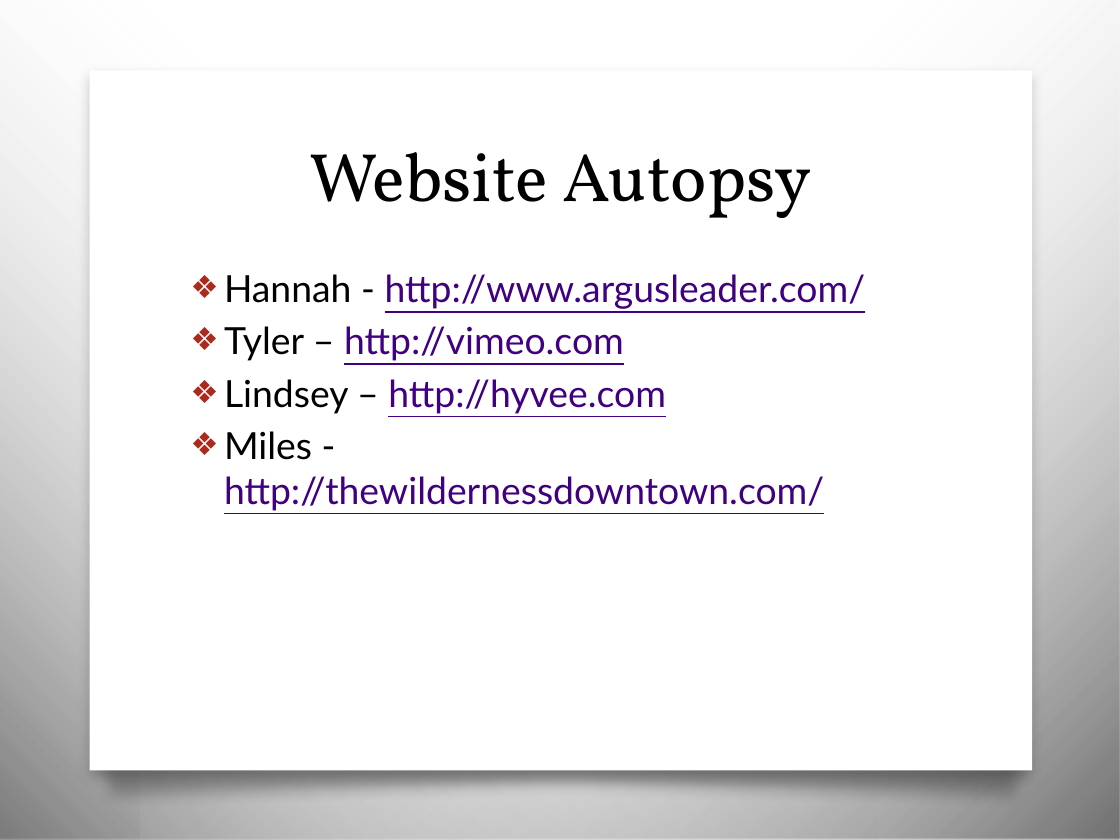
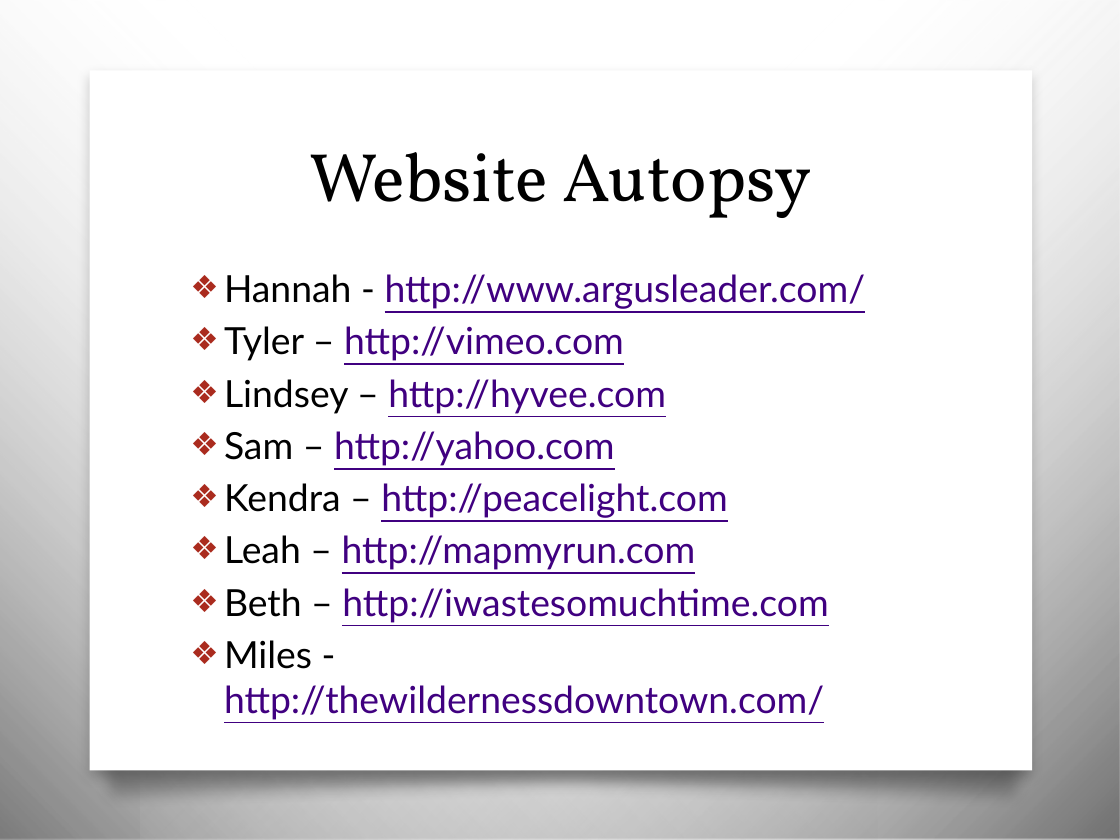
Before and after one commit to awayken/USF-ART329, a slide deck: slide 4 of slides/classthree/slides.pptx. Drawn at 1120x840 pixels with LibreOffice and Linux fonts; fonts in the diff are those of the drawing; background and template pictures are left out. Boxes give left, top, right and bottom in pixels: in the first picture for what was removed or moved away, otherwise in the second. Text is boxed around its words. In the diff, an @@ line names an element or a change of style, - is before the commit and + after.

```diff
--- a/slides/classthree/slides.pptx
+++ b/slides/classthree/slides.pptx
@@ text at [224,431,828,623]: paragraphs added @@
+❖ Sam – http://yahoo.com
+❖ Kendra – http://peacelight.com
+❖ Leah – http://mapmyrun.com
+❖ Beth – http://iwastesomuchtime.com
```
Also in this commit, not shown: 8 other slides changed, 1 slide added.
